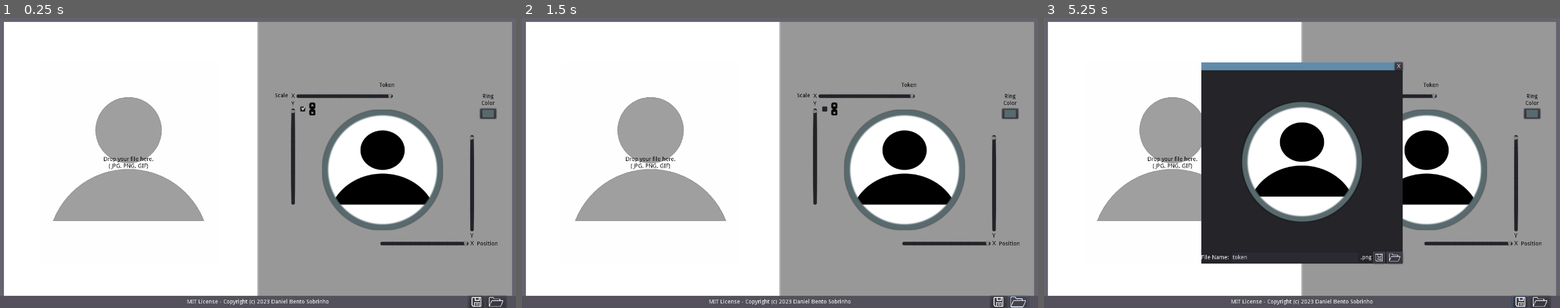
Above: before the commit, frames 1-3 (left to right).
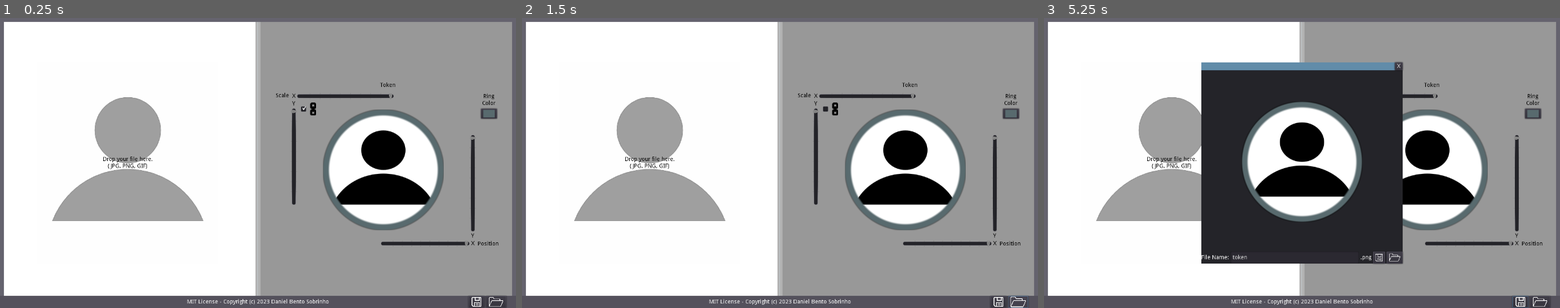
Above: after the commit, the same moments.

Repository: Daniel3dartist/Go.Token
Game: Godot game, scene res://Scenes/Main.tscn
The game is run twice, just before and just after one commit, with the same random seed, the same clock (stepped at 60 frames per second) and the same inputs.
Inputs (mouse positions are in pixels of both pictures, inside the frame that each line leads up to):
- Up to frame 1 (0.25 s): no input
- Up to frame 2 (1.5 s): click "true" at 0.5 s; click (1017, 302) at 1.25 s
- Up to frame 3 (5.25 s): click "true" at 2 s; click (1539, 302) at 2.75 s; click "true" at 3.5 s; click (1539, 302) at 4.25 s; click (1518, 302) at 5 s

The runs differ from the first frame. In frame 1, 2.0% of the frame differs, in the area x 10-97%, y 1-96%; in frame 2, 2.0%; in frame 3, 1.1%.

Commit message:
Remove unnecessary mouse settings created for testing UI functions

Diff:
--- a/Scenes/Main.tscn
+++ b/Scenes/Main.tscn
@@ -105,9 +105,8 @@
 alignment = 1
 
 [node name="Panel" type="Panel" parent="Panel/HBoxContainer"]
-margin_right = 638.0
+margin_right = 634.0
 margin_bottom = 720.0
-mouse_filter = 2
 size_flags_horizontal = 3
 size_flags_vertical = 3
 custom_styles/panel = SubResource( 1 )
@@ -145,13 +144,12 @@
 valign = 1
 
 [node name="VSeparator" type="VSeparator" parent="Panel/HBoxContainer"]
-visible = false
 margin_left = 638.0
 margin_right = 642.0
 margin_bottom = 720.0
 
 [node name="Panel2" type="Panel" parent="Panel/HBoxContainer"]
-margin_left = 642.0
+margin_left = 646.0
 margin_right = 1280.0
 margin_bottom = 720.0
 size_flags_horizontal = 3
@@ -163,12 +161,11 @@
 anchor_bottom = 1.0
 
 [node name="Token" type="VBoxContainer" parent="Panel/HBoxContainer/Panel2/CenterContainer"]
-margin_left = 40.0
+margin_left = 38.0
 margin_top = 152.0
-margin_right = 597.0
+margin_right = 595.0
 margin_bottom = 568.0
-mouse_filter = 2
-mouse_default_cursor_shape = 13
+mouse_filter = 0
 size_flags_horizontal = 0
 size_flags_vertical = 0
 alignment = 1
@@ -186,6 +183,7 @@
 margin_top = 34.0
 margin_right = 557.0
 margin_bottom = 416.0
+mouse_filter = 0
 alignment = 1
 
 [node name="VBoxContainer2" type="VBoxContainer" parent="Panel/HBoxContainer/Panel2/CenterContainer/Token/HBoxContainer"]
@@ -206,7 +204,6 @@
 margin_top = 18.0
 margin_right = 33.0
 margin_bottom = 382.0
-mouse_default_cursor_shape = 16
 size_flags_horizontal = 3
 size_flags_vertical = 3
 
@@ -214,7 +211,6 @@
 margin_left = 37.0
 margin_right = 497.0
 margin_bottom = 382.0
-mouse_default_cursor_shape = 5
 size_flags_horizontal = 3
 alignment = 1
 
@@ -367,7 +363,7 @@
 margin_top = 366.0
 margin_right = 460.0
 margin_bottom = 382.0
-mouse_filter = 2
+mouse_filter = 0
 size_flags_horizontal = 3
 size_flags_vertical = 3
 alignment = 1
